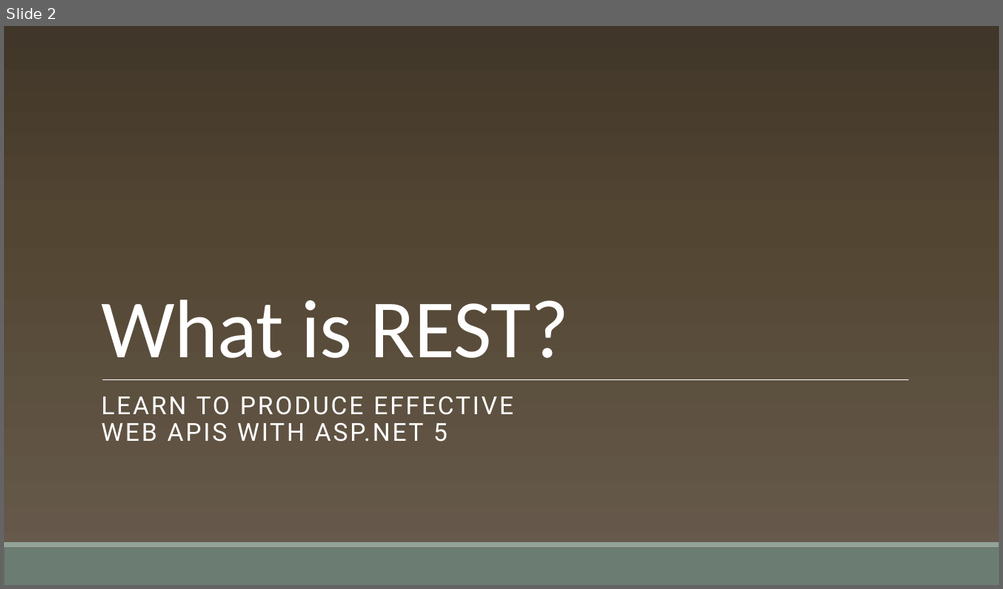
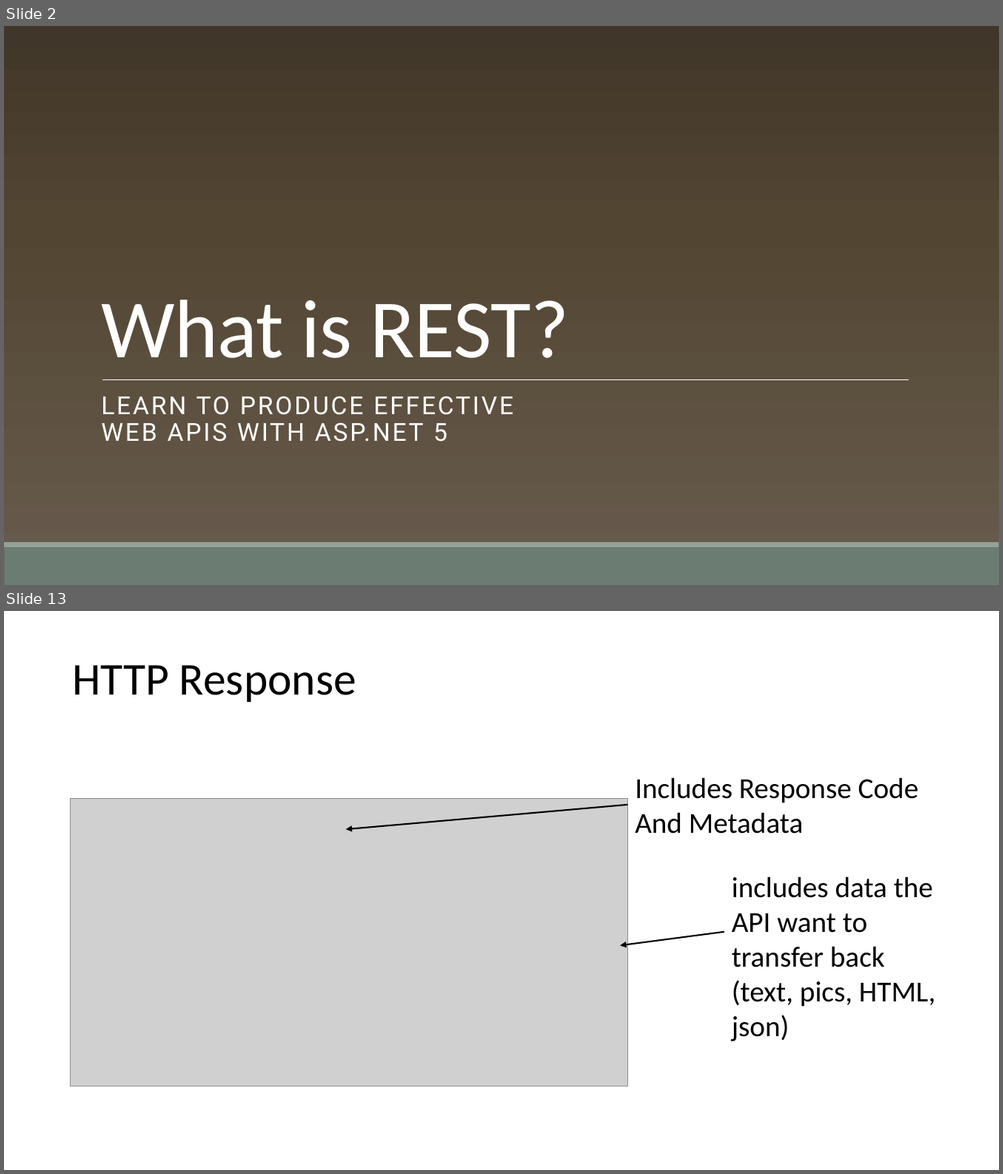
Before and after one commit to cwoodruff/aspnet-5-web-api-workshop, a slide deck: module-1/01-02 What is REST/01-02 What is REST.pptx. Shown one above the other, each under a label of ours: slide 2 before the commit, slides 2 and 13 after it; the slides between them are not shown. The pictures are 1003x589 and 1003x1174 pixels, drawn with LibreOffice and Linux fonts; fonts in the diff are those of the drawing; grey boxes stand for pictures; background and template pictures are left out. Boxes give left, top, right and bottom in pixels: in the first picture for what was removed or moved away, otherwise in the second. Text is boxed around its words. In the diff, an @@ line names an element or a change of style, - is before the commit and + after.

```diff
--- a/module-1/01-02 What is REST/01-02 What is REST.pptx
+++ b/module-1/01-02 What is REST/01-02 What is REST.pptx
@@ slide 13 added at (x1=4, y1=611, x2=999, y2=1170), background #FFFFFF @@
@@ title added at (x1=72, y1=665, x2=356, y2=702), 44 pt, text #000000 @@
+HTTP Response
@@ text added at (x1=634, y1=777, x2=919, y2=834), 28 pt, text #000000 @@
+Includes Response Code
+And Metadata
@@ picture added at (x1=70, y1=799, x2=627, y2=1087) @@
@@ arrow added from (628, 805) to (346, 829), #000000 1.5 pt @@
@@ text added at (x1=731, y1=877, x2=935, y2=1042), 28 pt, text #000000 @@
+includes data the API want to transfer back
+(text, pics, HTML, json)
@@ arrow added from (724, 932) to (620, 946), #000000 1.5 pt @@
```
Also in this commit, not shown: 31 other slides added, 1 slide removed, 6 other files.
